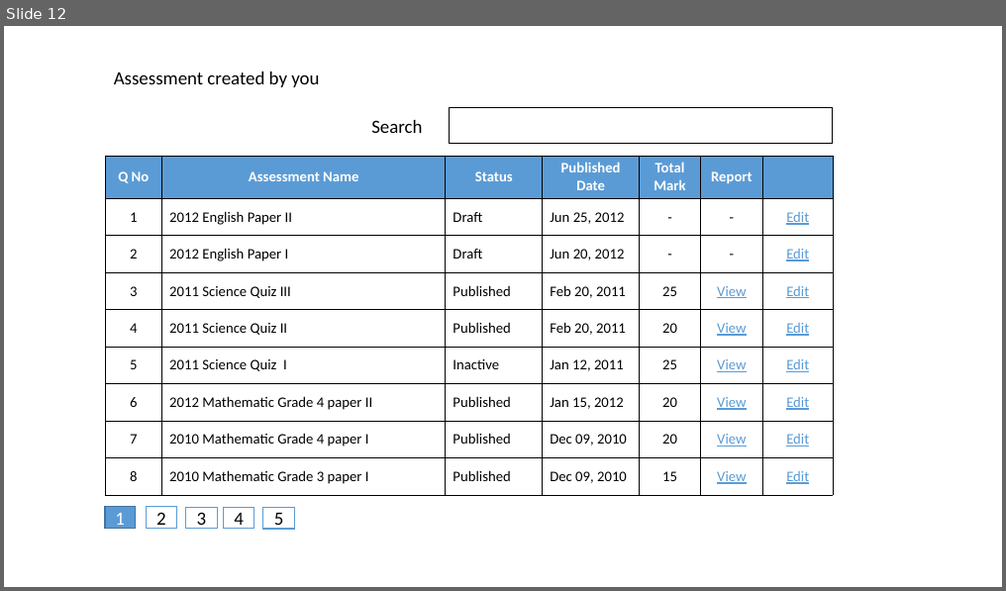
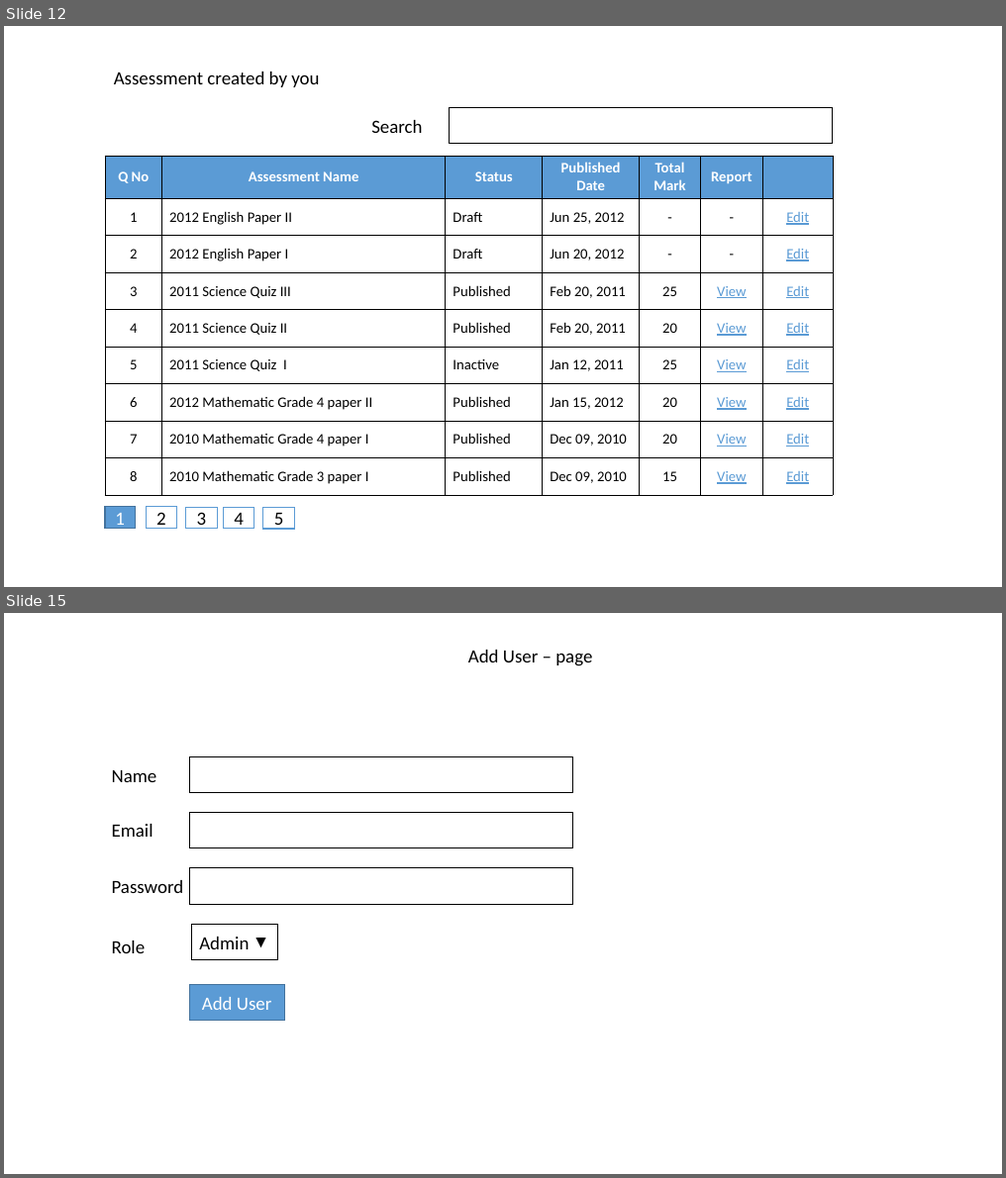
Before and after one commit to shakthydoss/suriyan, a slide deck: docs/wireframe.pptx. Shown one above the other, each under a label of ours: slide 12 before the commit, slides 12 and 15 after it; the slides between them are not shown. The pictures are 1006x591 and 1006x1178 pixels, drawn with LibreOffice and Linux fonts; fonts in the diff are those of the drawing. Boxes give left, top, right and bottom in pixels: in the first picture for what was removed or moved away, otherwise in the second. Text is boxed around its words. In the diff, an @@ line names an element or a change of style, - is before the commit and + after.

```diff
--- a/docs/wireframe.pptx
+++ b/docs/wireframe.pptx
@@ slide 15 added at (4, 613, 1002, 1174), background #FFFFFF @@
@@ text added at (468, 650, 592, 666), 18 pt, text #000000 @@
+Add User – page
@@ rectangle added at (189, 758, 572, 793), fill #FFFFFF, outline #000000 1 pt @@
@@ text added at (112, 770, 157, 782), 18 pt, text #000000 @@
+Name
@@ rectangle added at (189, 812, 572, 848), fill #FFFFFF, outline #000000 1 pt @@
@@ text added at (112, 824, 153, 837), 18 pt, text #000000 @@
+Email
@@ rectangle added at (189, 868, 572, 904), fill #FFFFFF, outline #000000 1 pt @@
@@ text added at (112, 880, 184, 893), 18 pt, text #000000 @@
+Password
@@ rectangle added at (192, 925, 278, 960), fill #FFFFFF, outline #000000 1 pt, 18 pt, text #000000 @@
+Admin
@@ triangle added at (257, 939, 265, 947), fill #000000, outline #000000 1 pt @@
@@ text added at (112, 941, 146, 954), 18 pt, text #000000 @@
+Role
@@ rectangle added at (189, 985, 284, 1021), fill #5B9BD5, outline #43739E 1 pt, 18 pt, text #FFFFFF @@
+Add User
```
Also in this commit, not shown: 1 slide changed, 5 other slides added, 1 slide removed, 20 other files.
